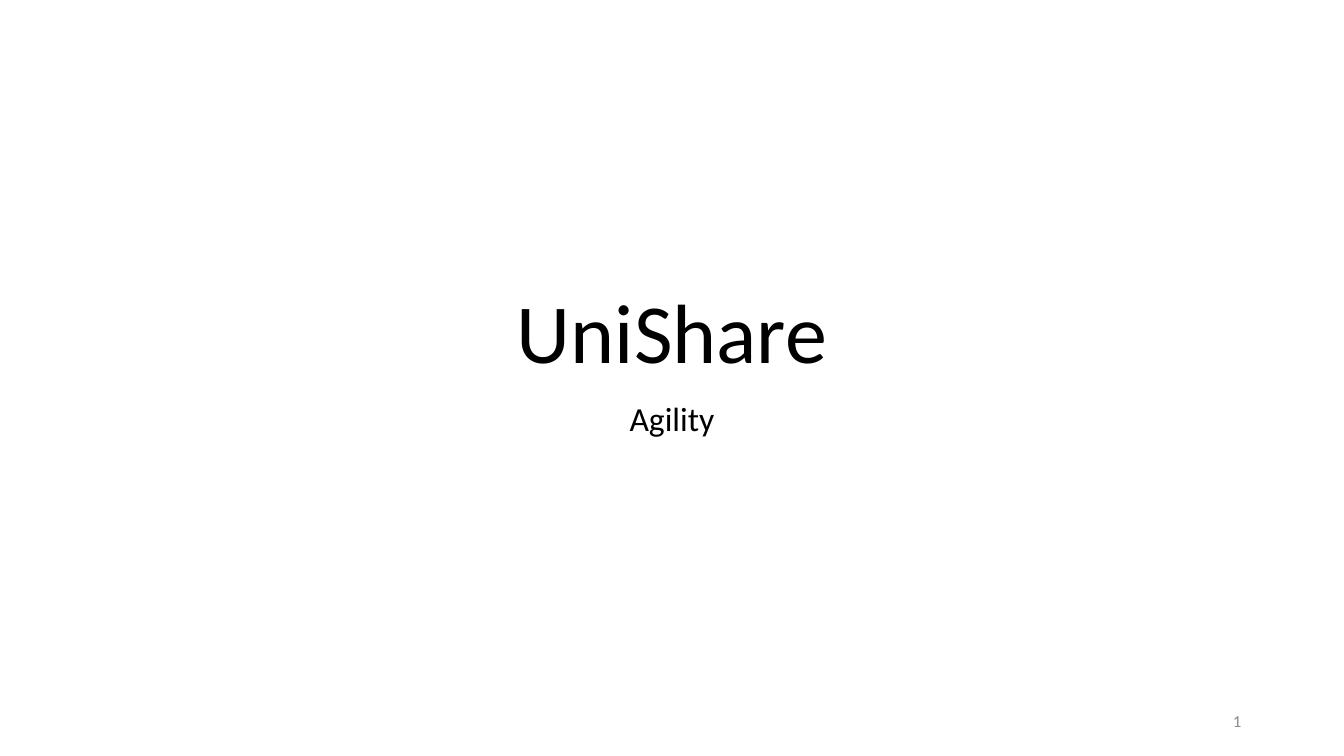
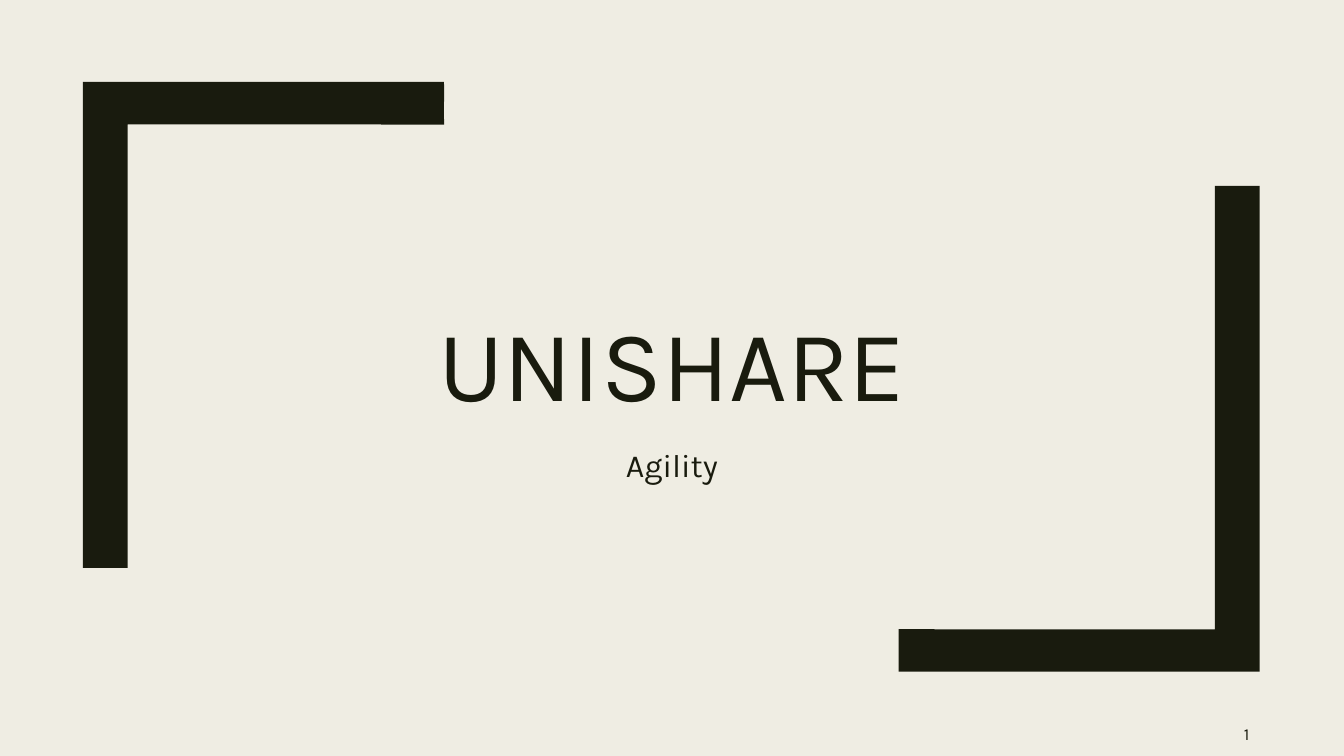
Before and after one commit to unige-pinfo-2019/PInfo2, a slide deck: slide 1 of Docs/Presentation/Pres_1.pptx. Drawn at 1344x756 pixels with LibreOffice and Linux fonts; fonts in the diff are those of the drawing. Boxes give left, top, right and bottom in pixels: in the first picture for what was removed or moved away, otherwise in the second. Text is boxed around its words. In the diff, an @@ line names an element or a change of style, - is before the commit and + after.

```diff
--- a/Docs/Presentation/Pres_1.pptx
+++ b/Docs/Presentation/Pres_1.pptx
@@ background #FFFFFF to #EFEDE3 @@
@@ freeform shape added at [83,82,444,568], fill #191B0E @@
@@ freeform shape added at [899,186,1260,671], fill #191B0E @@
@@ title at [438,336,905,403]: text changed; size 60 to 72 pt; font Calibri to Karla; text colour #000000 to #191B0E @@
-UniShare
+UNISHARE
@@ subtitle "Agility": place and size @@
-subtitle "Agility" at [630,407,715,437]
+subtitle "Agility" at [626,455,718,485]
@@ subtitle "Agility" at [626,455,718,485]: size 24 to 23 pt, font Calibri to Karla, text colour #000000 to #191B0E; line spacing 0.9 to 1.12; less space between paragraphs @@
@@ page number: place and size @@
-page number at [1233,716,1241,727]
+page number at [1244,729,1250,740]
@@ page number at [1244,729,1250,740]: font Calibri to Karla, text colour #8C8C8C to #191B0E @@
```
Also in this commit, not shown: 4 other slides changed, 2 slides added, 2 slides removed.
